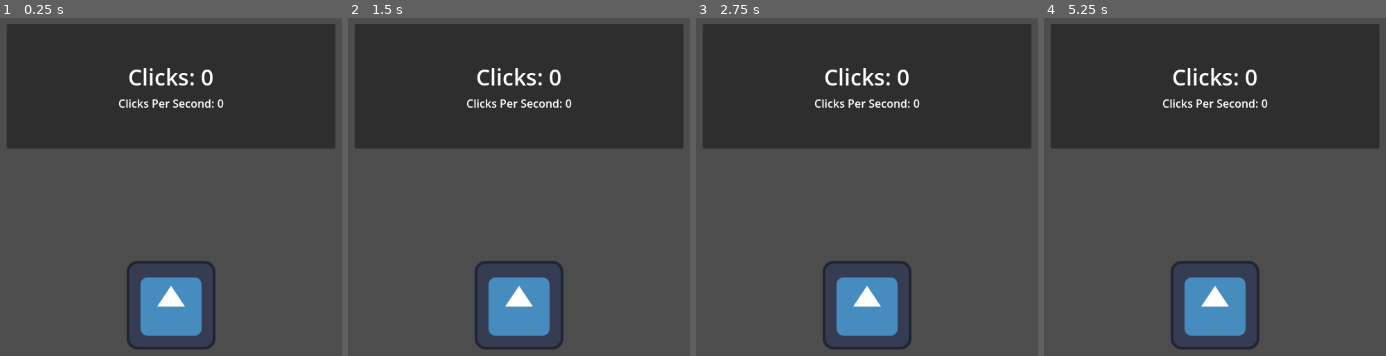
Above: before the commit, frames 1-4 (left to right).
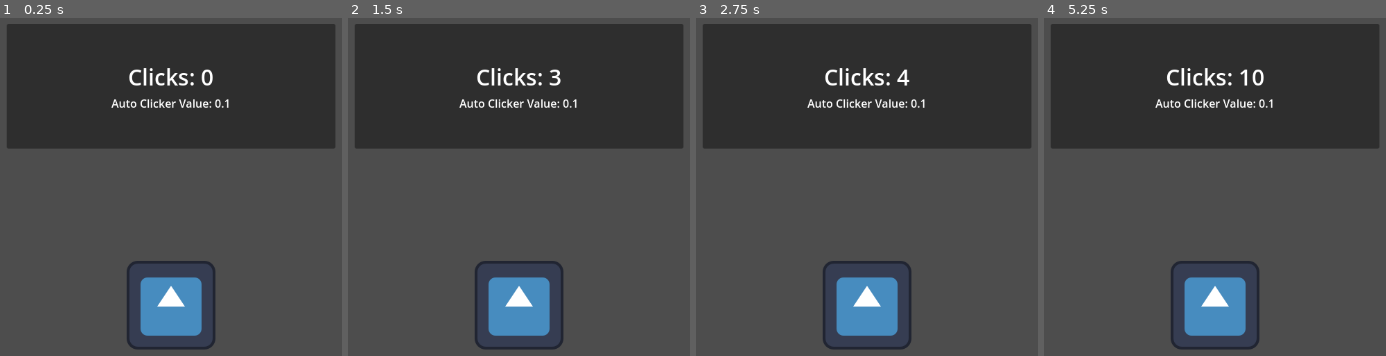
Above: after the commit, the same moments.

Repository: Kajmix/Cat-Clicker
Game: Godot game, scene res://Scenes/game.tscn
Two runs of this game, one before a commit and one after it. Both use one fixed random seed, a clock stepped at 60 frames per second and the inputs below. The engine's default icon, where the game draws it, is replaced by a stand-in: a white triangle on a blue panel in a dark square.
Inputs (mouse positions are in pixels of both pictures, inside the frame that each line leads up to):
- Up to frame 1 (0.25 s): no input
- Up to frame 2 (1.5 s): click (519, 305) at 0.5 s; click (519, 305) at 1.25 s
- Up to frame 3 (2.75 s): click (867, 305) at 2 s
- Up to frame 4 (5.25 s): tap Enter at 2.75, 4.25 s; tap Space at 3.5, 5 s

The runs differ from the first frame. In frame 1, 0.6% of the frame differs, in the area x 32-67%, y 23-27%; in frame 2, 0.7%; in frame 3, 0.7%; in frame 4, 1.3%, in the area x 32-67%, y 14-27%.

Commit message:
Basic game mechanic

Diff:
--- a/Scenes/game.tscn
+++ b/Scenes/game.tscn
@@ -1,6 +1,7 @@
-[gd_scene load_steps=4 format=3 uid="uid://bpwxmswapyl1n"]
+[gd_scene load_steps=5 format=3 uid="uid://bpwxmswapyl1n"]
 
 [ext_resource type="Texture2D" uid="uid://c8nopga08yl73" path="res://icon.svg" id="1_ebmjs"]
+[ext_resource type="Script" uid="uid://bw36va1rnmlmx" path="res://Scenes/game_manager.gd" id="1_qxrlw"]
 
 [sub_resource type="LabelSettings" id="LabelSettings_ebmjs"]
 paragraph_spacing = 5.0
@@ -9,6 +10,7 @@
 [sub_resource type="LabelSettings" id="LabelSettings_qxrlw"]
 
 [node name="Game" type="Node2D"]
+script = ExtResource("1_qxrlw")
 
 [node name="CanvasLayer" type="CanvasLayer" parent="."]
 
@@ -21,44 +23,51 @@
 grow_horizontal = 2
 grow_vertical = 2
 
-[node name="Click_Container" type="VBoxContainer" parent="CanvasLayer/Main"]
+[node name="Main_Game" type="VBoxContainer" parent="CanvasLayer/Main"]
 layout_mode = 2
 size_flags_horizontal = 3
 
-[node name="MarginContainer" type="MarginContainer" parent="CanvasLayer/Main/Click_Container"]
+[node name="MarginContainer" type="MarginContainer" parent="CanvasLayer/Main/Main_Game"]
 custom_minimum_size = Vector2(0, 200)
 layout_mode = 2
 theme_override_constants/margin_left = 50
 theme_override_constants/margin_top = 20
 theme_override_constants/margin_right = 50
 
-[node name="PanelContainer" type="PanelContainer" parent="CanvasLayer/Main/Click_Container/MarginContainer"]
+[node name="PanelContainer" type="PanelContainer" parent="CanvasLayer/Main/Main_Game/MarginContainer"]
 layout_mode = 2
 
-[node name="VBoxContainer" type="VBoxContainer" parent="CanvasLayer/Main/Click_Container/MarginContainer/PanelContainer"]
+[node name="VBoxContainer" type="VBoxContainer" parent="CanvasLayer/Main/Main_Game/MarginContainer/PanelContainer"]
 layout_mode = 2
 alignment = 1
 
-[node name="Click_Label" type="Label" parent="CanvasLayer/Main/Click_Container/MarginContainer/PanelContainer/VBoxContainer"]
+[node name="Click_Label" type="Label" parent="CanvasLayer/Main/Main_Game/MarginContainer/PanelContainer/VBoxContainer"]
 layout_mode = 2
 text = "Clicks: 0"
 label_settings = SubResource("LabelSettings_ebmjs")
 horizontal_alignment = 1
 
-[node name="CPS_Label" type="Label" parent="CanvasLayer/Main/Click_Container/MarginContainer/PanelContainer/VBoxContainer"]
+[node name="Auto_Click_Value" type="Label" parent="CanvasLayer/Main/Main_Game/MarginContainer/PanelContainer/VBoxContainer"]
 layout_mode = 2
-text = "Clicks Per Second: 0"
+text = "Clicks Power: 1"
 label_settings = SubResource("LabelSettings_qxrlw")
 horizontal_alignment = 1
 
-[node name="CenterContainer" type="CenterContainer" parent="CanvasLayer/Main/Click_Container"]
+[node name="CenterContainer" type="CenterContainer" parent="CanvasLayer/Main/Main_Game"]
 layout_mode = 2
 size_flags_vertical = 3
 
-[node name="TextureButton" type="TextureButton" parent="CanvasLayer/Main/Click_Container/CenterContainer"]
+[node name="TextureButton" type="TextureButton" parent="CanvasLayer/Main/Main_Game/CenterContainer"]
 layout_mode = 2
 texture_normal = ExtResource("1_ebmjs")
 
 [node name="Shop_Container" type="VBoxContainer" parent="CanvasLayer/Main"]
 layout_mode = 2
 size_flags_horizontal = 3
+
+[node name="Timer" type="Timer" parent="."]
+wait_time = 0.2
+autostart = true
+
+[connection signal="button_down" from="CanvasLayer/Main/Main_Game/CenterContainer/TextureButton" to="." method="_clicked_button"]
+[connection signal="timeout" from="Timer" to="." method="game_tick_timeout"]
--- /dev/null
+++ b/Scenes/game_manager.gd
@@ -0,0 +1,23 @@
+extends Node2D
+@onready var Click_Label = $CanvasLayer/Main/Main_Game/MarginContainer/PanelContainer/VBoxContainer/Click_Label;
+@onready var Auto_Click_Value = $CanvasLayer/Main/Main_Game/MarginContainer/PanelContainer/VBoxContainer/Auto_Click_Value;
+var clicks = 0
+var click_value = 1;
+var auto_click_value = 0.1;
+func _ready() -> void:
+	update_label_data()
+
+func update_label_data():
+	Click_Label.text = String("Clicks: %.0f" % float(clicks))
+	Auto_Click_Value.text = String("Auto Clicker Value: %.1f" % auto_click_value)
+
+func add_clicks(amount):
+	clicks += amount
+	update_label_data()
+
+func _clicked_button() -> void:
+	add_clicks(1*click_value)
+
+
+func game_tick_timeout() -> void:
+	add_clicks(1*auto_click_value)
Not shown, added: Scenes/game_manager.gd.uid
